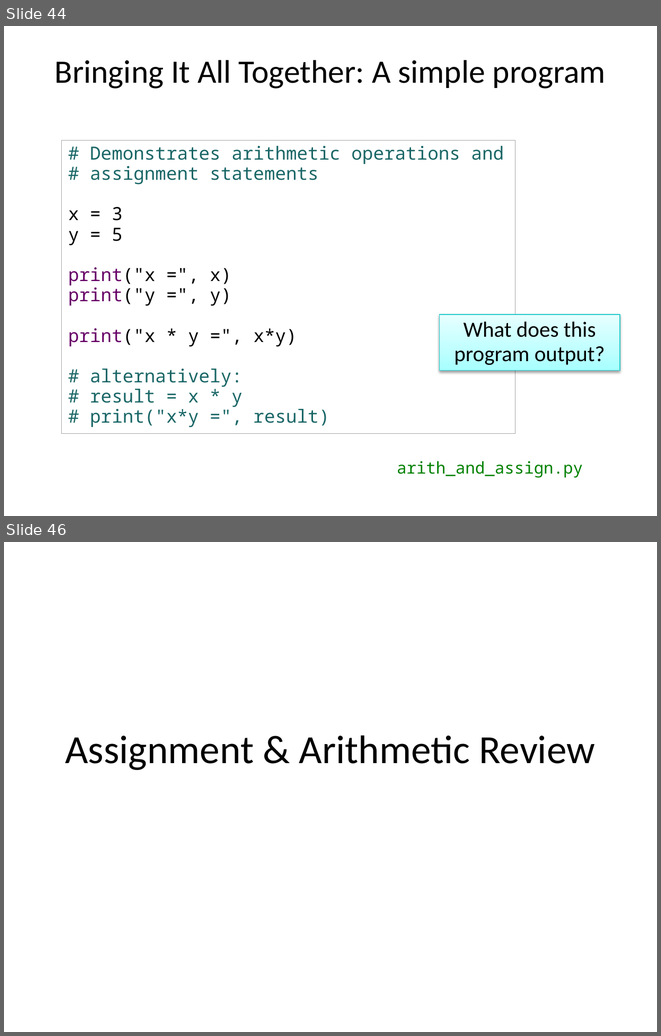
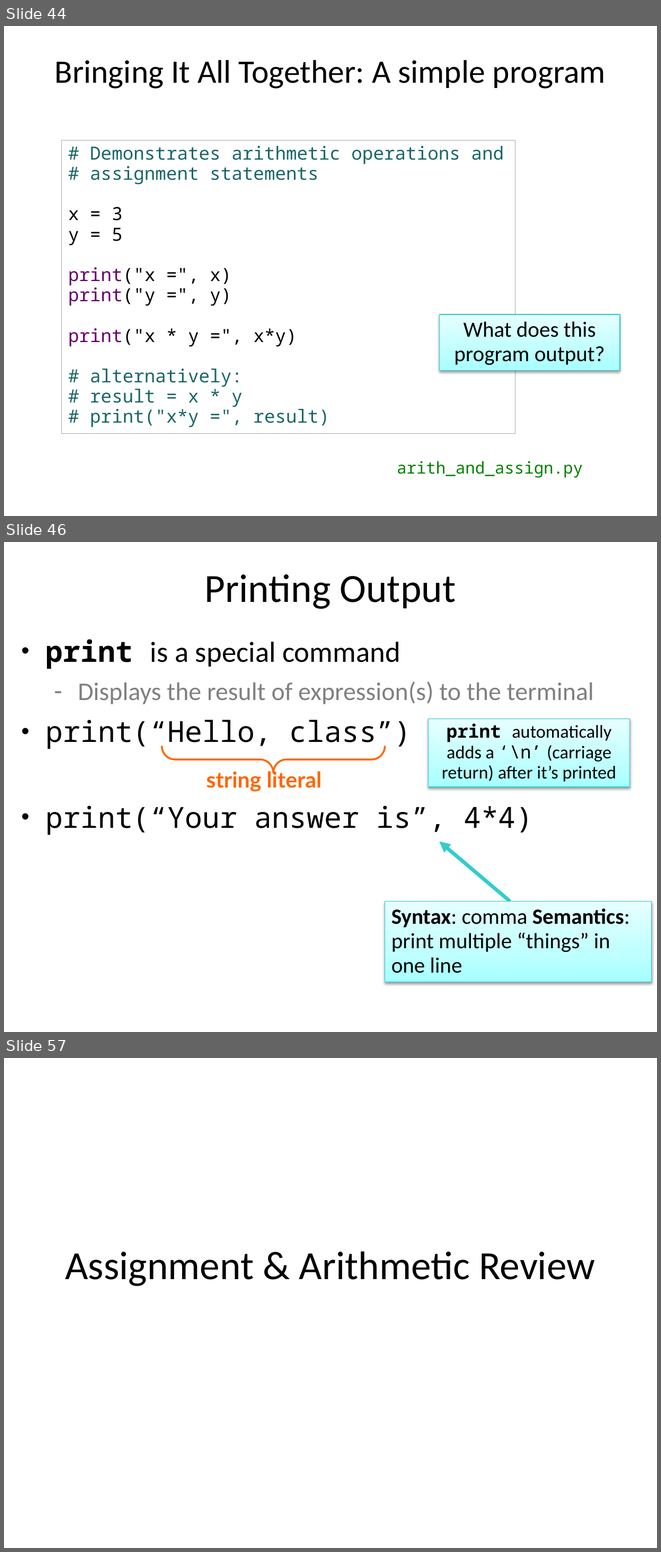
Before and after one commit to emhill/117-S15, a slide deck: src/morea/materials/04-python-intro.pptx. Shown one above the other, each under a label of ours: slides 44 and 46 before the commit, slides 44, 46 and 57 after it; the slides between them are not shown. The pictures are 661x1036 and 661x1552 pixels, drawn with LibreOffice and Linux fonts; fonts in the diff are those of the drawing. Boxes give left, top, right and bottom in pixels: in the first picture for what was removed or moved away, otherwise in the second. Text is boxed around its words. In the diff, an @@ line names an element or a change of style, - is before the commit and + after.

```diff
--- a/src/morea/materials/04-python-intro.pptx
+++ b/src/morea/materials/04-python-intro.pptx
@@ slide 46 added at (4,542,657,1032), background #FFFFFF @@
@@ title added at (205,574,456,609), 44 pt, text #020202 @@
+Printing Output
@@ text added at (46,639,594,835), 32 pt, text #020202 @@
+• print is a special command
+  ‑ Displays the result of expression(s) to the terminal
+• print(“Hello, class”)
+• print(“Your answer is”, 4*4)
@@ rectangle added at (429,719,629,787), fill gradient #A7FFFF to #C1FFFF to #E7FFFF, outline #2ECBCB 0.75 pt, 20 pt, text #020202 @@
+print automatically adds a ‘\n’ (carriage return) after it’s printed
@@ left brace added at (162,746,385,773), outline #FF6600 2.01 pt @@
@@ text added at (206,768,322,792), 24 pt, text #FF6600, bold @@
+string literal
@@ arrow added from (510, 901) to (440, 841), #33CCCC 4 pt @@
@@ rectangle added at (385,901,651,981), fill gradient #A7FFFF to #C1FFFF to #E7FFFF, outline #2ECBCB 0.75 pt, 24 pt, text #020202 @@
+Syntax: comma Semantics: print multiple “things” in one line
@@ what was slide 46 is now slide 57 @@
```
Also in this commit, not shown: 1 slide changed, 10 other slides added, 2 other files.
